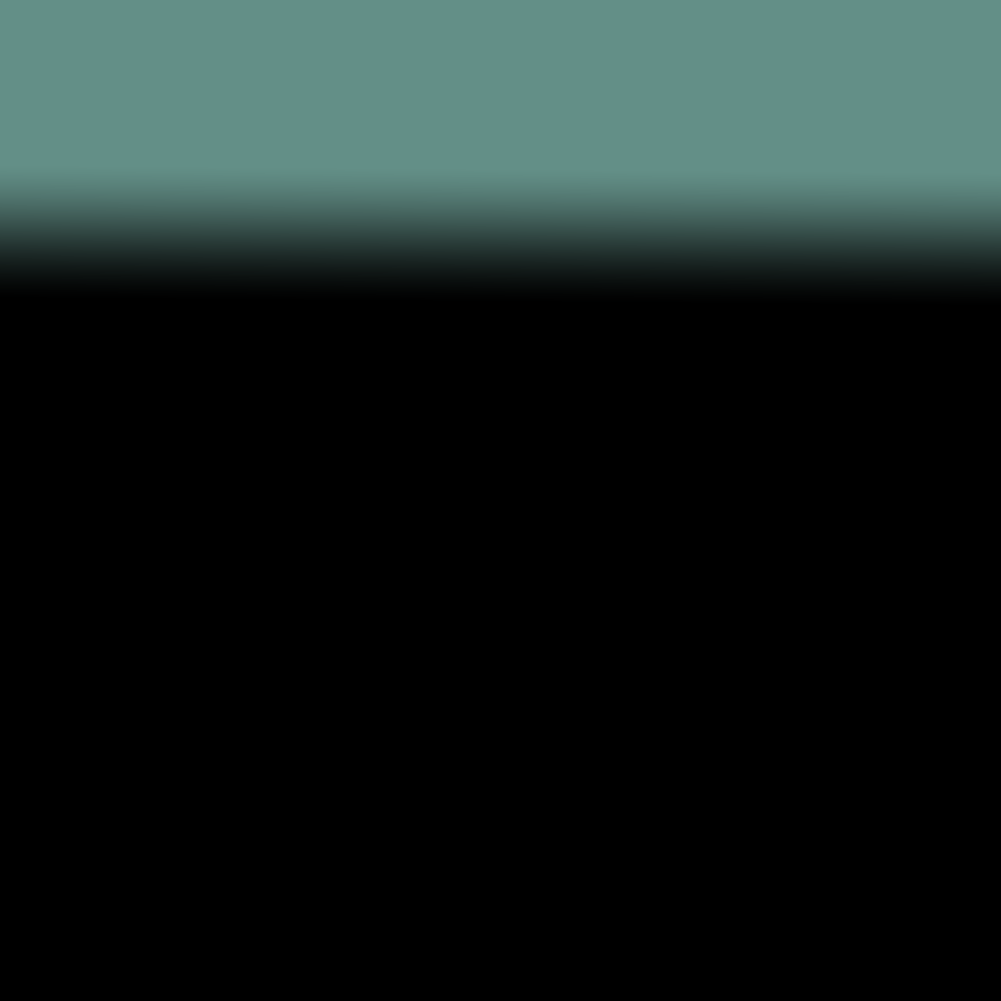
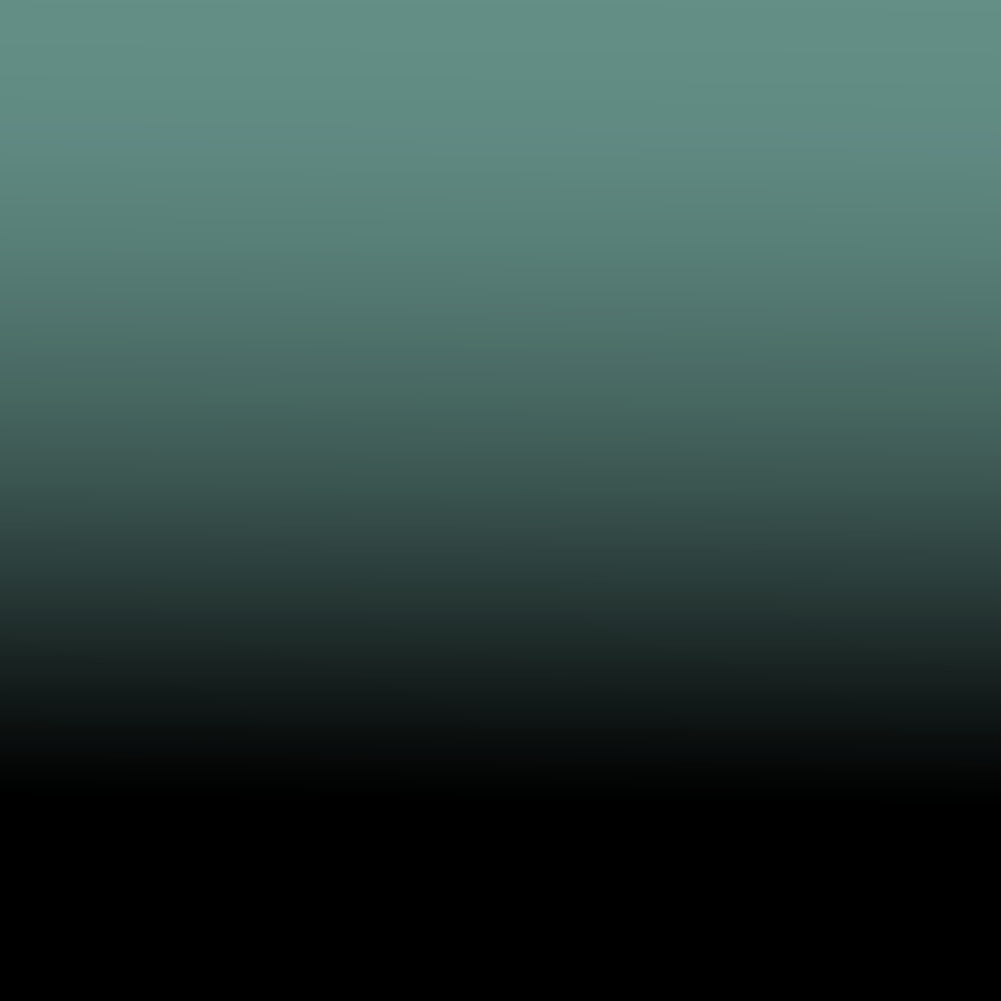
Layer changes from the first 1001px x 1001px image to the second:
painted on "Preenchimento Degradê 2", unmasked it over 0, 74, 1001, 793
